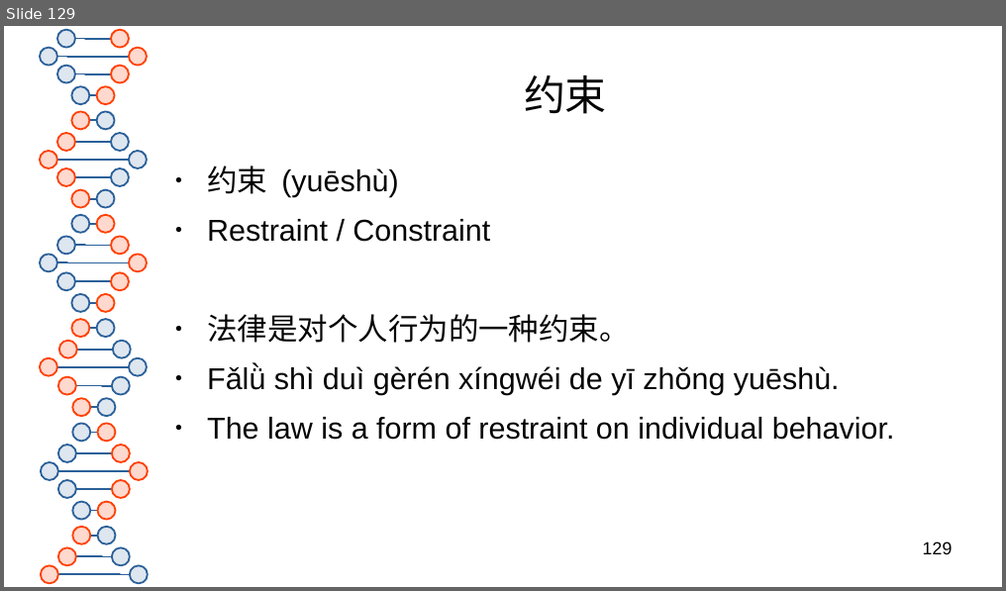
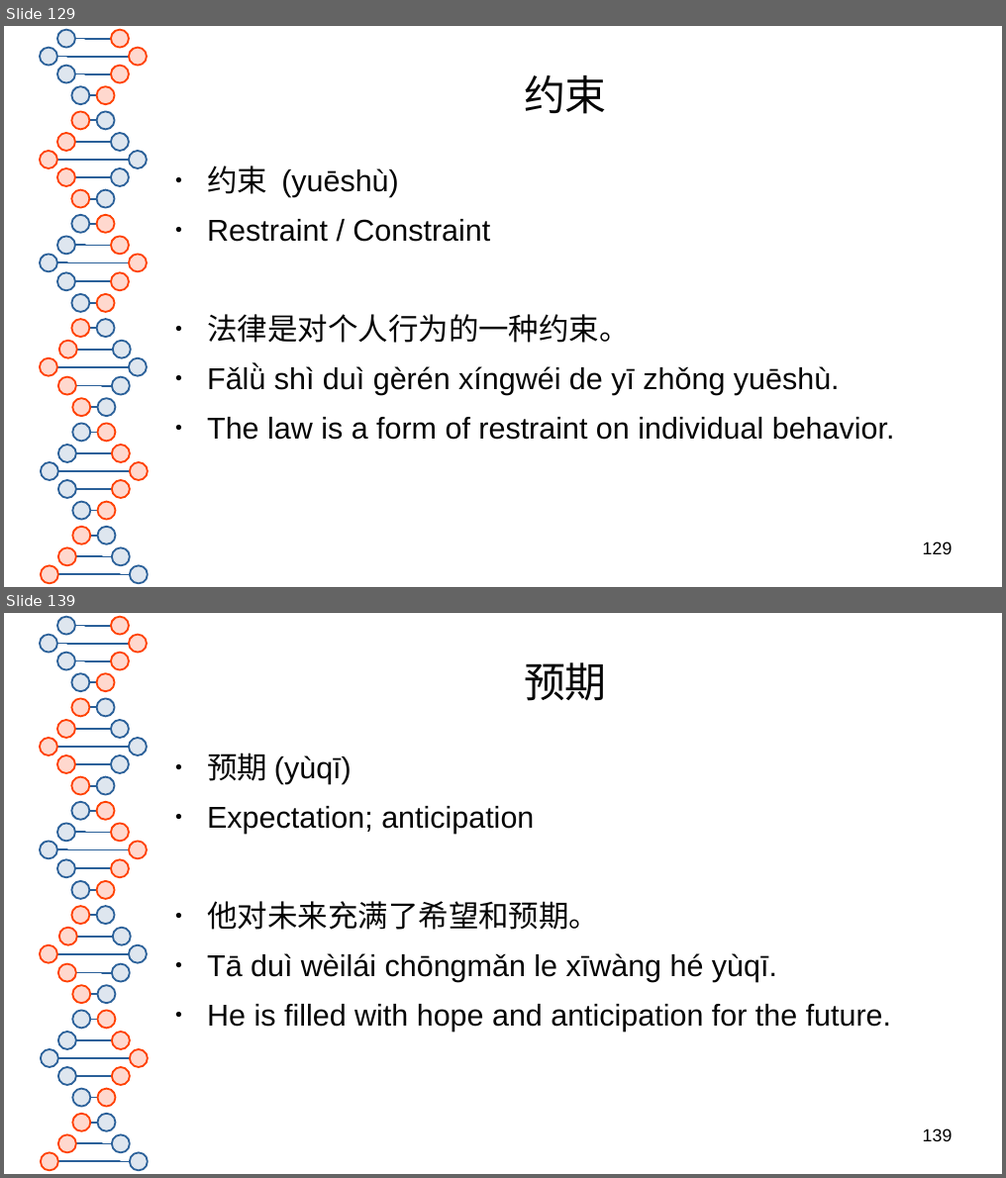
Before and after one commit to 23x41/HSK3.0, a slide deck: HSK 3.0 Level 5.odp. Shown one above the other, each under a label of ours: slide 129 before the commit, slides 129 and 139 after it; the slides between them are not shown. The pictures are 1006x591 and 1006x1178 pixels, drawn with LibreOffice and Linux fonts; fonts in the diff are those of the drawing. Boxes give left, top, right and bottom in pixels: in the first picture for what was removed or moved away, otherwise in the second. Text is boxed around its words. In the diff, an @@ line names an element or a change of style, - is before the commit and + after.

```diff
--- a/HSK 3.0 Level 5.odp
+++ b/HSK 3.0 Level 5.odp
@@ slide 139 added at bbox=[4, 613, 1002, 1174], background #FFFFFF; not listed: 81 template elements that a slide beside it also shows @@
@@ title added at bbox=[524, 663, 607, 701], 33 pt, text #050505 @@
+预期
@@ text added at bbox=[207, 753, 891, 1032], 24 pt, text #050505 @@
+● 预期 (yùqī)
+● Expectation; anticipation
+● 他对未来充满了希望和预期。
+● Tā duì wèilái chōngmǎn le xīwàng hé yùqī.
+● He is filled with hope and anticipation for the future.
@@ page number added at bbox=[923, 1129, 952, 1142], 14 pt, text #000000 @@
+139
```
Also in this commit, not shown: 71 other slides added, 1 other file.
